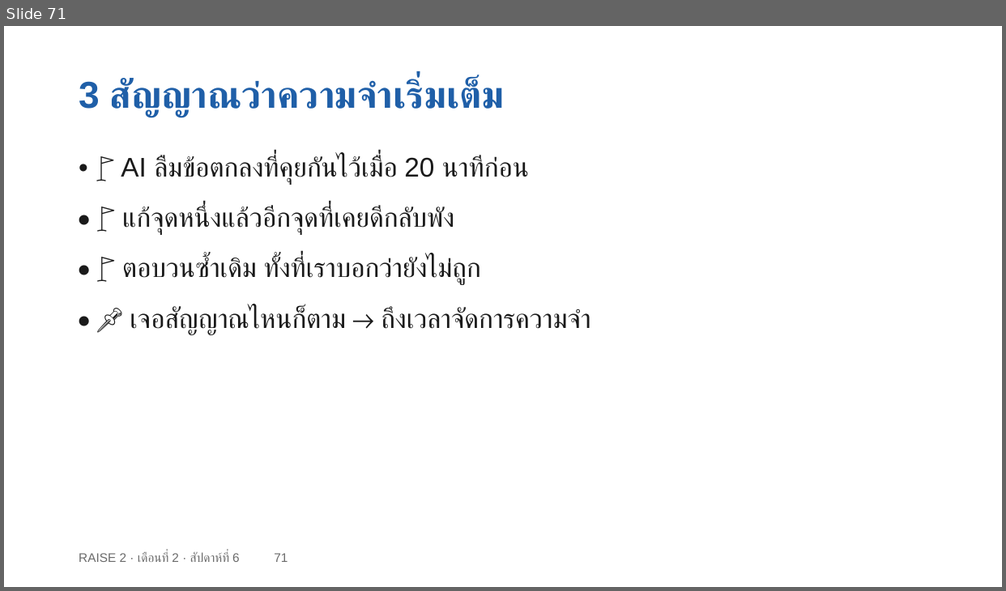
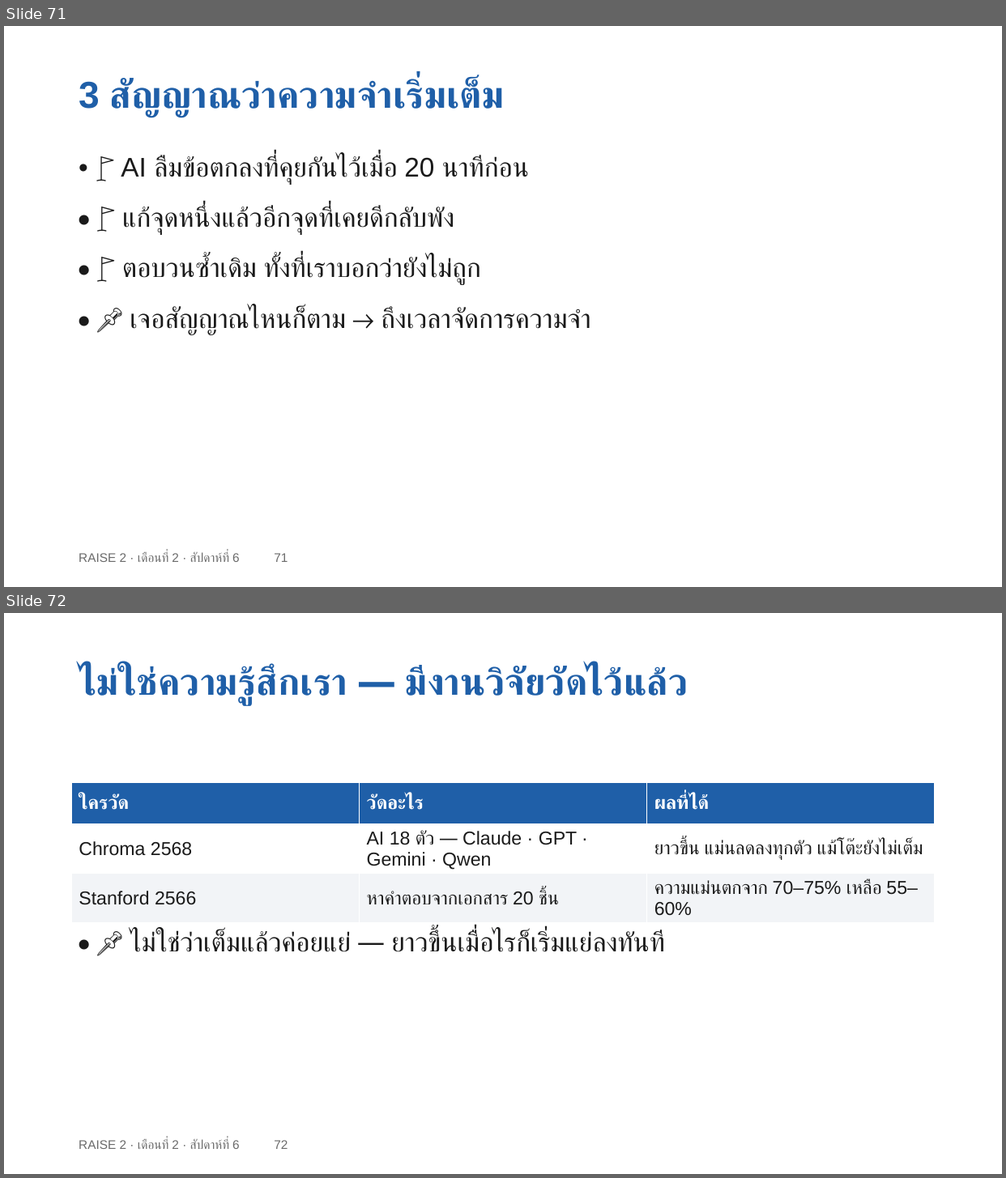
Before and after one commit to cnacha-mfu/raise2-module2, a slide deck: materials/week6/w6-slides.pptx. Shown one above the other, each under a label of ours: slide 71 before the commit, slides 71 and 72 after it. The pictures are 1006x591 and 1006x1178 pixels, drawn with LibreOffice and Linux fonts; fonts in the diff are those of the drawing. Boxes give left, top, right and bottom in pixels: in the first picture for what was removed or moved away, otherwise in the second. Text is boxed around its words. In the diff, an @@ line names an element or a change of style, - is before the commit and + after.

```diff
--- a/materials/week6/w6-slides.pptx
+++ b/materials/week6/w6-slides.pptx
@@ slide 72 added at box(4, 613, 1002, 1174), background #FFFFFF @@
@@ text added at box(79, 666, 688, 705), 36 pt, text #1F5FA8, bold @@
+ไม่ใช่ความรู้สึกเรา — มีงานวิจัยวัดไว้แล้ว
@@ table added at box(71, 783, 934, 919), 3 rows, 3 columns @@
+ใครวัด | วัดอะไร | ผลที่ได้
+Chroma 2568 | AI 18 ตัว — Claude · GPT · Gemini · Qwen | ยาวขึ้น แม่นลดลงทุกตัว แม้โต๊ะยังไม่เต็ม
+Stanford 2566 | หาคำตอบจากเอกสาร 20 ชิ้น | ความแม่นตกจาก 70–75% เหลือ 55–60%
@@ text added at box(130, 931, 664, 952), 26 pt, text #1A1A1A @@
+• 📌 ไม่ใช่ว่าเต็มแล้วค่อยแย่ — ยาวขึ้นเมื่อไรก็เริ่มแย่ลงทันที
@@ text added at box(79, 1139, 288, 1149), 12 pt, text #6B6B6B @@
+RAISE 2 · เดือนที่ 2 · สัปดาห์ที่ 6 72
```
Also in this commit, not shown: 7 slides changed, 1 slide removed, 4 other files.
